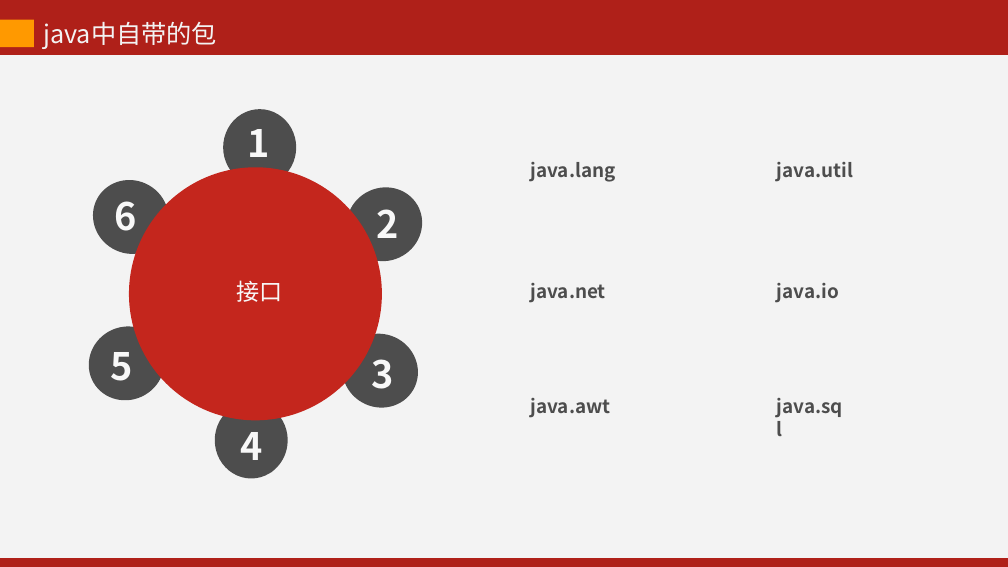
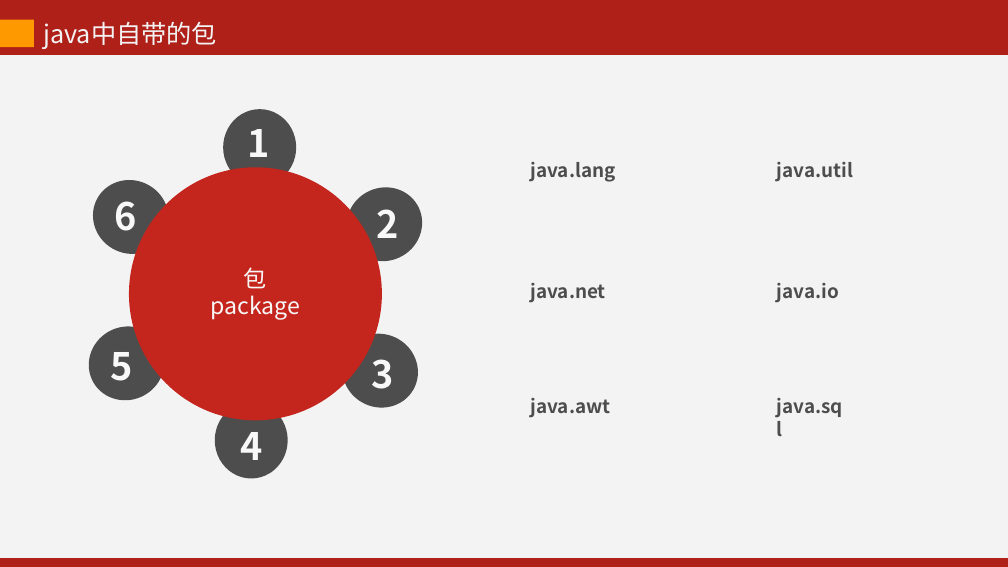
Before and after one commit to kevinjoyce/JavaCourseWare, a slide deck: slide 17 of PPT/每次课PPT/04 面向对象（下）-2.pptx. Drawn at 1008x567 pixels with LibreOffice and Linux fonts; fonts in the diff are those of the drawing. Boxes give left, top, right and bottom in pixels: in the first picture for what was removed or moved away, otherwise in the second. Text is boxed around its words. In the diff, an @@ line names an element or a change of style, - is before the commit and + after.

```diff
--- a/PPT/每次课PPT/04 面向对象（下）-2.pptx
+++ b/PPT/每次课PPT/04 面向对象（下）-2.pptx
@@ text at (211,267,301,320): text changed @@
-接口
+包
+package
```
Also in this commit, not shown: 45 other files.
